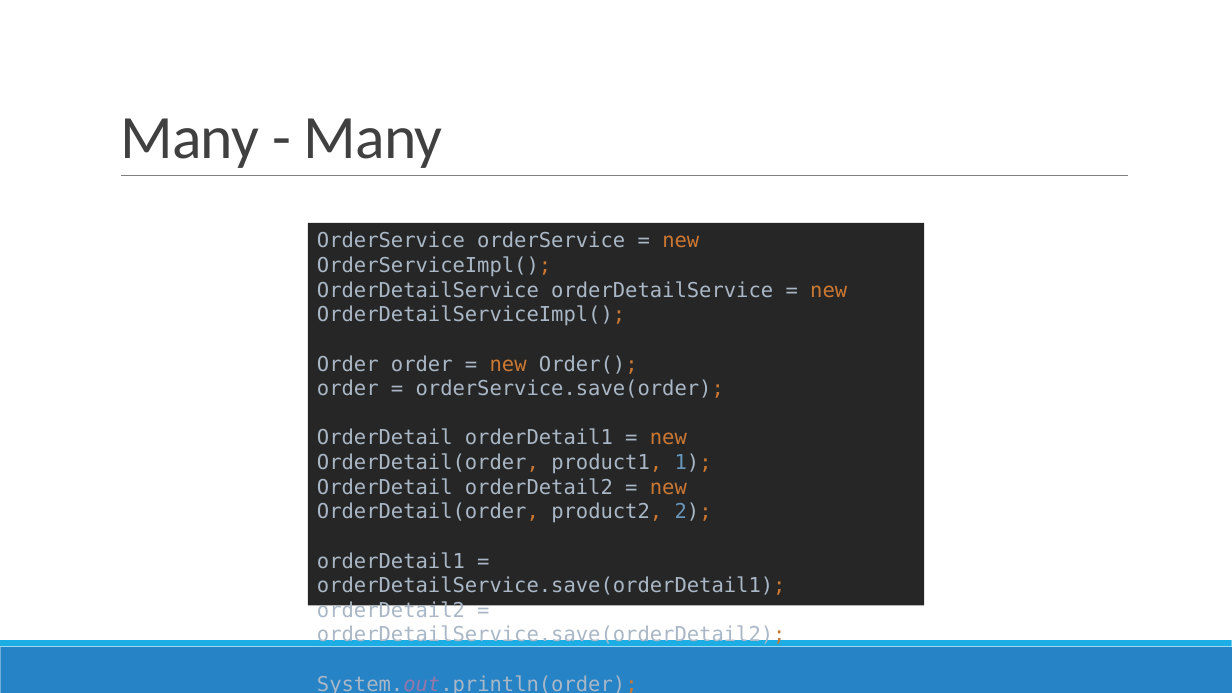
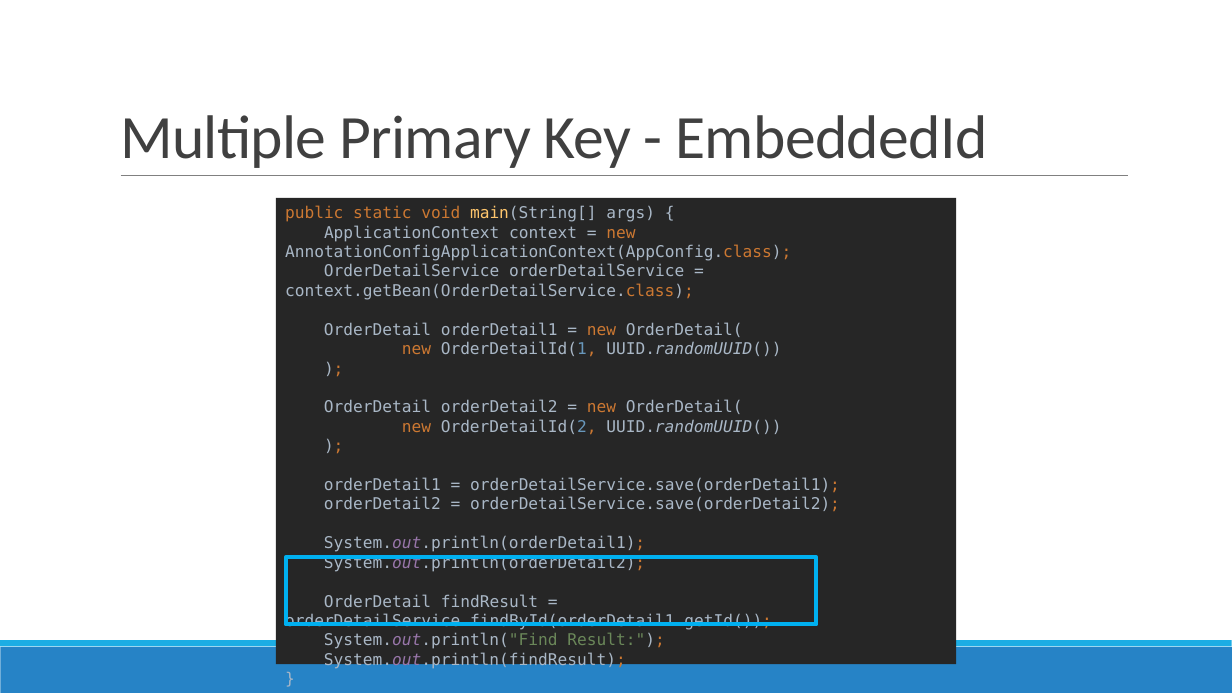
Before and after one commit to nguyenthanhtam1102/trainee-dev-vti-public, a slide deck: slide 36 of Tuần 6 - Java/Advanced Java.pptx (slide 53 before the commit). Drawn at 1232x693 pixels with LibreOffice and Linux fonts; fonts in the diff are those of the drawing. Boxes give left, top, right and bottom in pixels: in the first picture for what was removed or moved away, otherwise in the second. Text is boxed around its words. In the diff, an @@ line names an element or a change of style, - is before the commit and + after.

```diff
--- a/Tuần 6 - Java/Advanced Java.pptx
+++ b/Tuần 6 - Java/Advanced Java.pptx
@@ title at <box>120,115,987,168</box>: text changed @@
-Many - Many
+Multiple Primary Key - EmbeddedId
@@ text added at <box>276,198,957,665</box>, fill #262626, 12.6 pt, text #A9B7C6 @@
+  public static void main(String[] args) {
+  ApplicationContext context = new AnnotationConfigApplicationContext(AppConfig.class);
+  OrderDetailService orderDetailService = context.getBean(OrderDetailService.class);
+  OrderDetail orderDetail1 = new OrderDetail(
+  new OrderDetailId(1, UUID.randomUUID())
+  );
+  OrderDetail orderDetail2 = new OrderDetail(
+  new OrderDetailId(2, UUID.randomUUID())
+  );
+  orderDetail1 = orderDetailService.save(orderDetail1);
+  orderDetail2 = orderDetailService.save(orderDetail2);
+  System.out.println(orderDetail1);
+  System.out.println(orderDetail2);
+  OrderDetail findResult = orderDetailService.findById(orderDetail1.getId());
+  System.out.println("Find Result:");
+  System.out.println(findResult);
+  }
@@ rectangle removed at <box>308,223,924,605</box> @@
-OrderService orderService = new OrderServiceImpl();
-OrderDetailService orderDetailService = new OrderDetailServiceImpl();
-Order order = new Order();
-order = orderService.save(order);
-OrderDetail orderDetail1 = new OrderDetail(order, product1, 1);
-OrderDetail orderDetail2 = new OrderDetail(order, product2, 2);
-orderDetail1 = orderDetailService.save(orderDetail1);
-orderDetail2 = orderDetailService.save(orderDetail2);
-System.out.println(order);
-System.out.println(orderDetail1);
-System.out.println(orderDetail2);
@@ rectangle added at <box>286,557,816,625</box>, outline #00B0F0 3 pt @@
```
Also in this commit, not shown: 52 other slides changed, 39 slides added, 12 slides removed.
